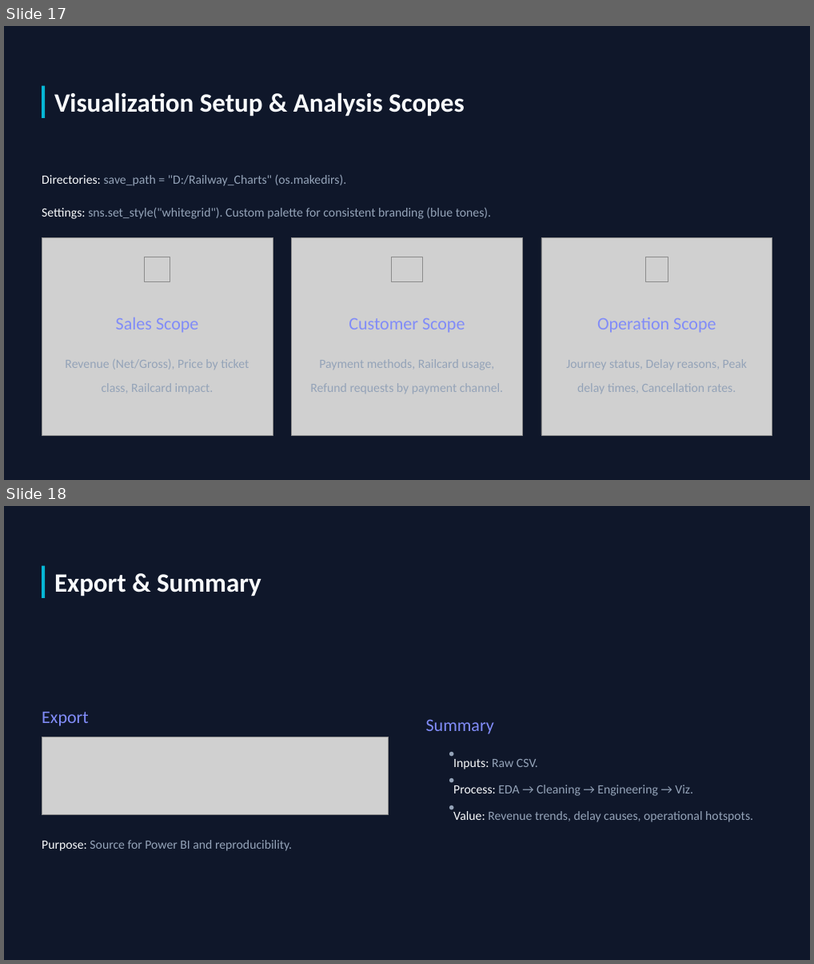
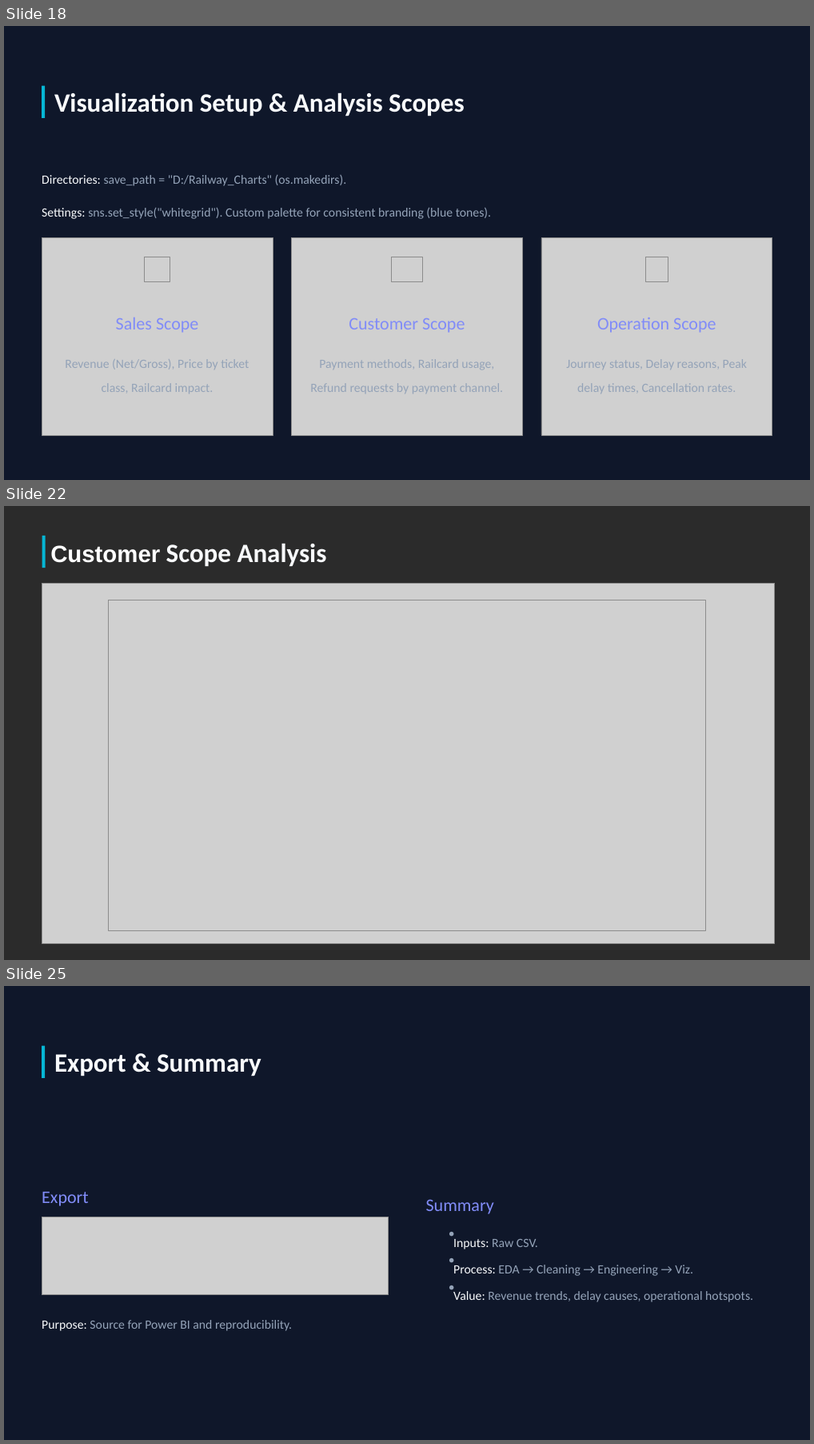
Before and after one commit to mazenezzat1313-DH/UK-Train-Rides, a slide deck: Presenation/Final UK Train Rides .pptx. Shown one above the other, each under a label of ours: slides 17 and 18 before the commit, slides 18, 22 and 25 after it; the slides between them are not shown. The pictures are 814x964 and 814x1444 pixels, drawn with LibreOffice and Linux fonts; fonts in the diff are those of the drawing; grey boxes stand for pictures; background and template pictures are left out; a plain dark background stands for a picture behind light text. Boxes give left, top, right and bottom in pixels: in the first picture for what was removed or moved away, otherwise in the second. Text is boxed around its words. In the diff, an @@ line names an element or a change of style, - is before the commit and + after.

```diff
--- a/Presenation/Final UK Train Rides .pptx
+++ b/Presenation/Final UK Train Rides .pptx
@@ slide 22 added at (x1=4, y1=506, x2=810, y2=960), background picture (left out) @@
@@ rectangle added at (x1=42, y1=536, x2=45, y2=568), fill #06B6D4 @@
@@ text added at (x1=50, y1=543, x2=327, y2=567), 31.5 pt, text #F8FAFC, bold @@
+Customer Scope Analysis
@@ picture added at (x1=42, y1=584, x2=774, y2=944) @@
@@ picture added at (x1=108, y1=600, x2=706, y2=930) @@
@@ what was slide 17 is now slide 18 @@
@@ what was slide 18 is now slide 25 @@
```
Also in this commit, not shown: 9 slides changed, 10 other slides added, 4 slides removed.
